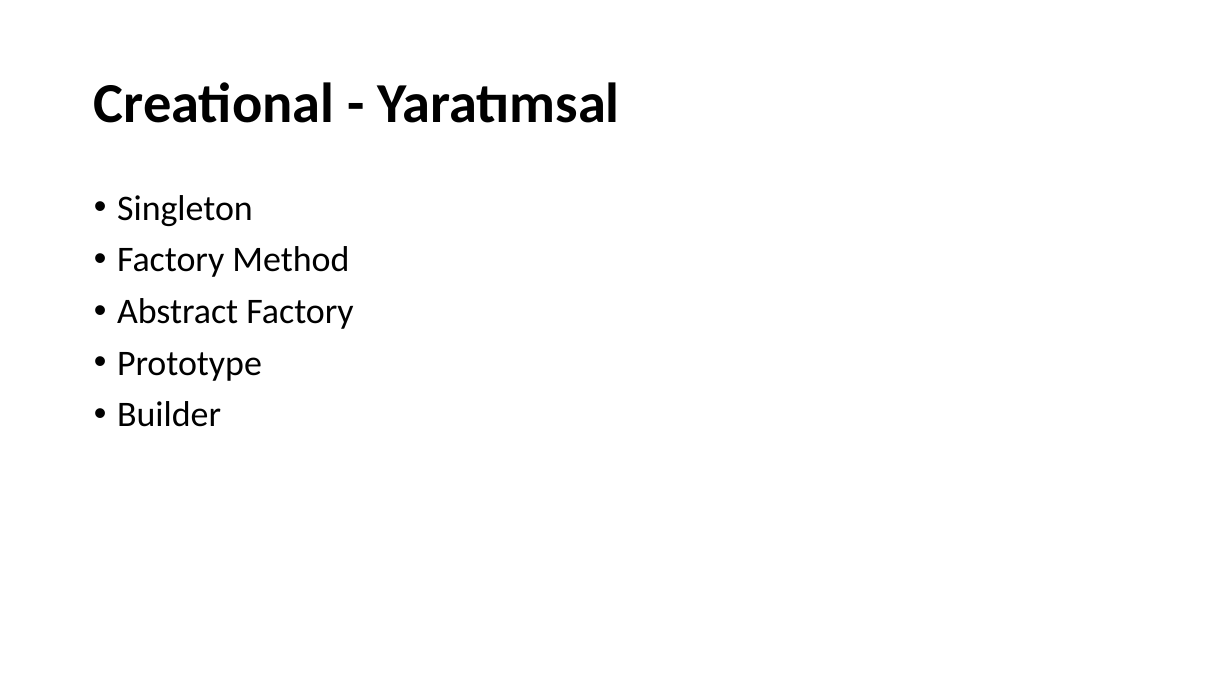
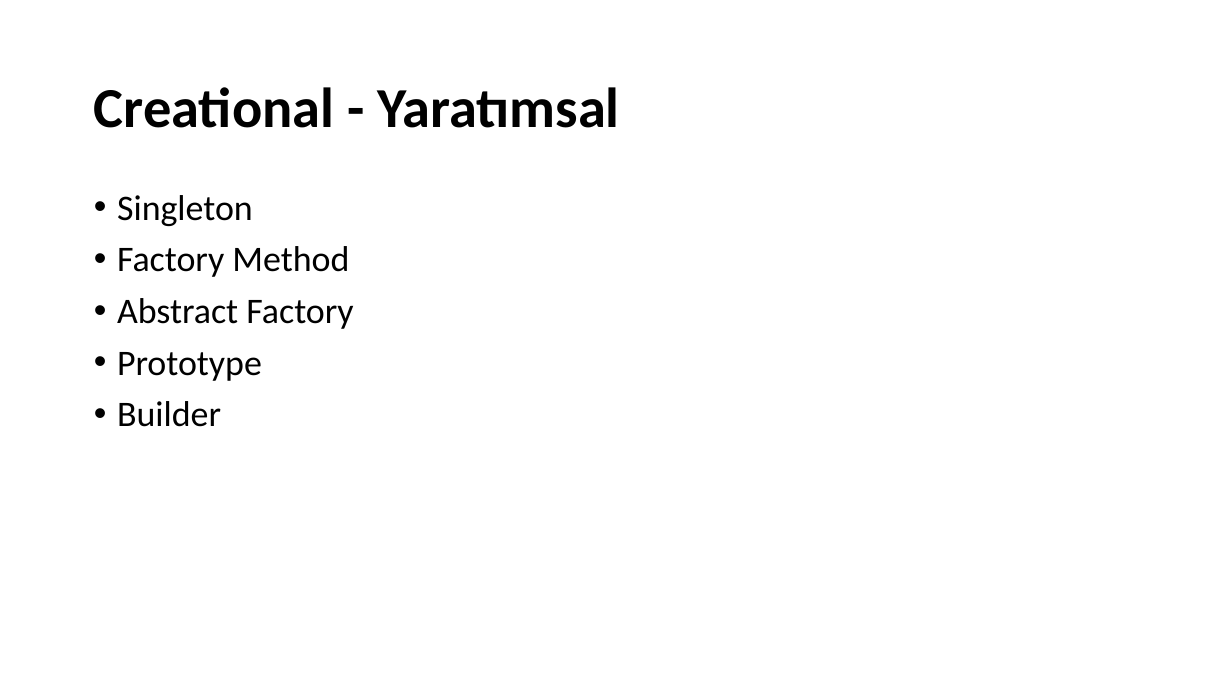
Before and after one commit to umiitkose/DesignPattern-Umiitkose, a slide deck: slide 2 of Tasarımdesenleri.pptx. Drawn at 1232x693 pixels with LibreOffice and Linux fonts; fonts in the diff are those of the drawing. Boxes give left, top, right and bottom in pixels: in the first picture for what was removed or moved away, otherwise in the second. Text is boxed around its words. In the diff, an @@ line names an element or a change of style, - is before the commit and + after.

```diff
--- a/Tasarımdesenleri.pptx
+++ b/Tasarımdesenleri.pptx
@@ title "Creational - Yaratımsal": place and size @@
-title "Creational - Yaratımsal" at box(94, 82, 620, 123)
+title "Creational - Yaratımsal" at box(94, 87, 620, 128)
```
Also in this commit, not shown: 4 other slides changed, 10 slides added, 17 other files.
